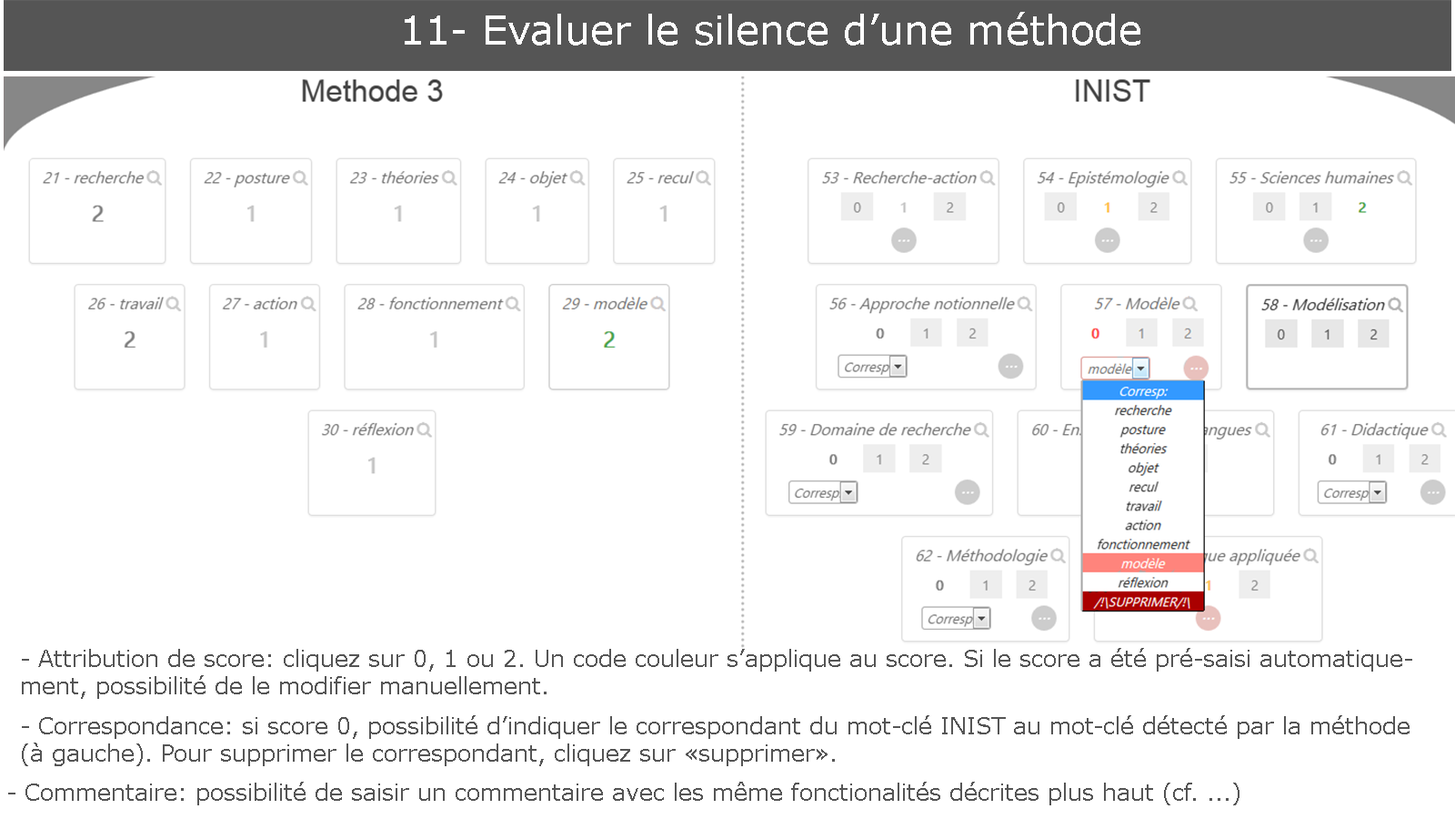
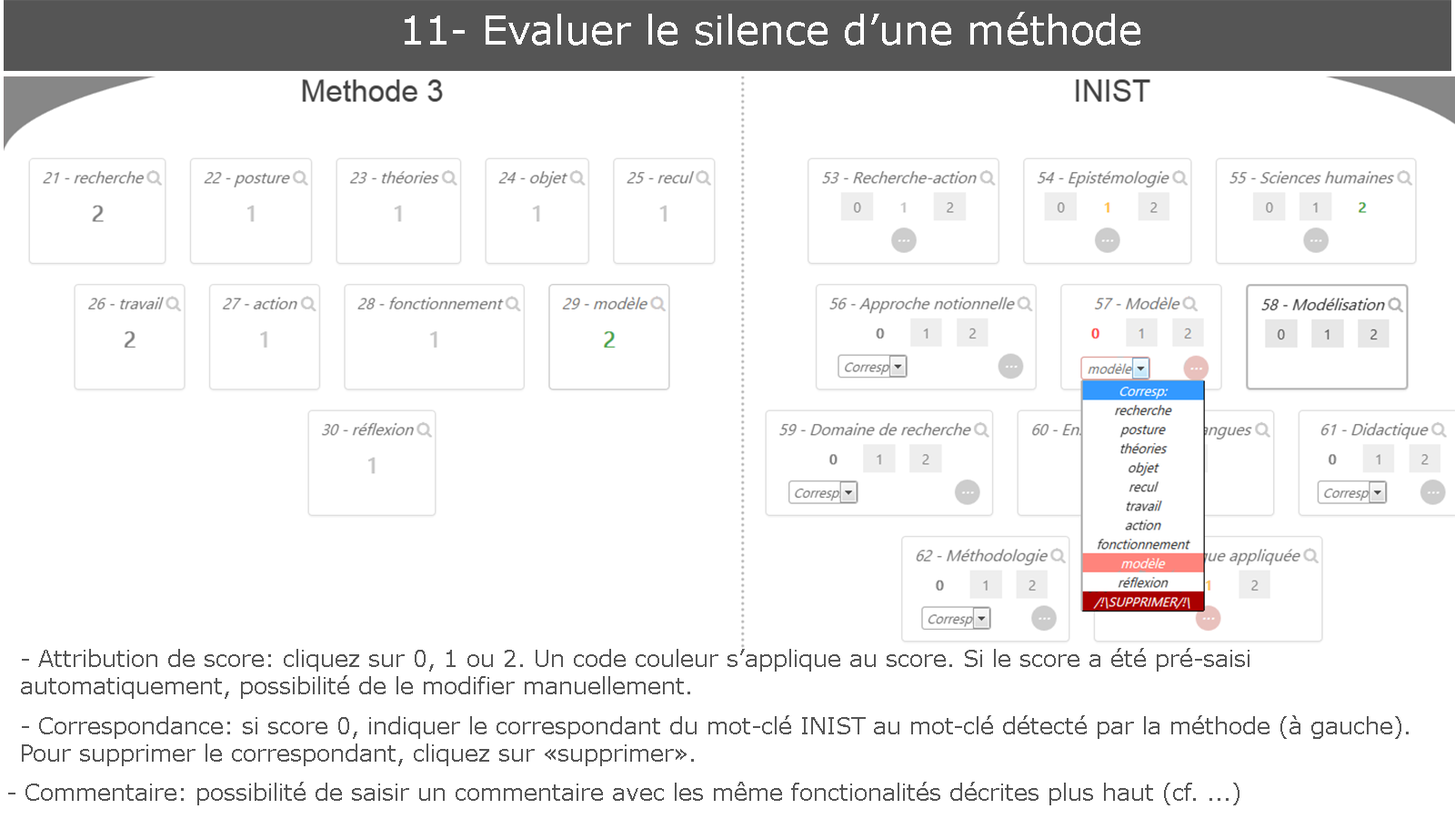
The second 1455×819 image is a revision of the first. Changes to its layers:
renamed "- Correspondance: si score 0, possibilité d’indiquer le corresp" to "- Correspondance: si score 0, indiquer le correspondant du mot-", painted on it over [21, 714, 1410, 766]
painted on "- Attribution de score: cliquez sur 0, 1 ou 2. Un code couleur" over [20, 649, 1413, 699]
